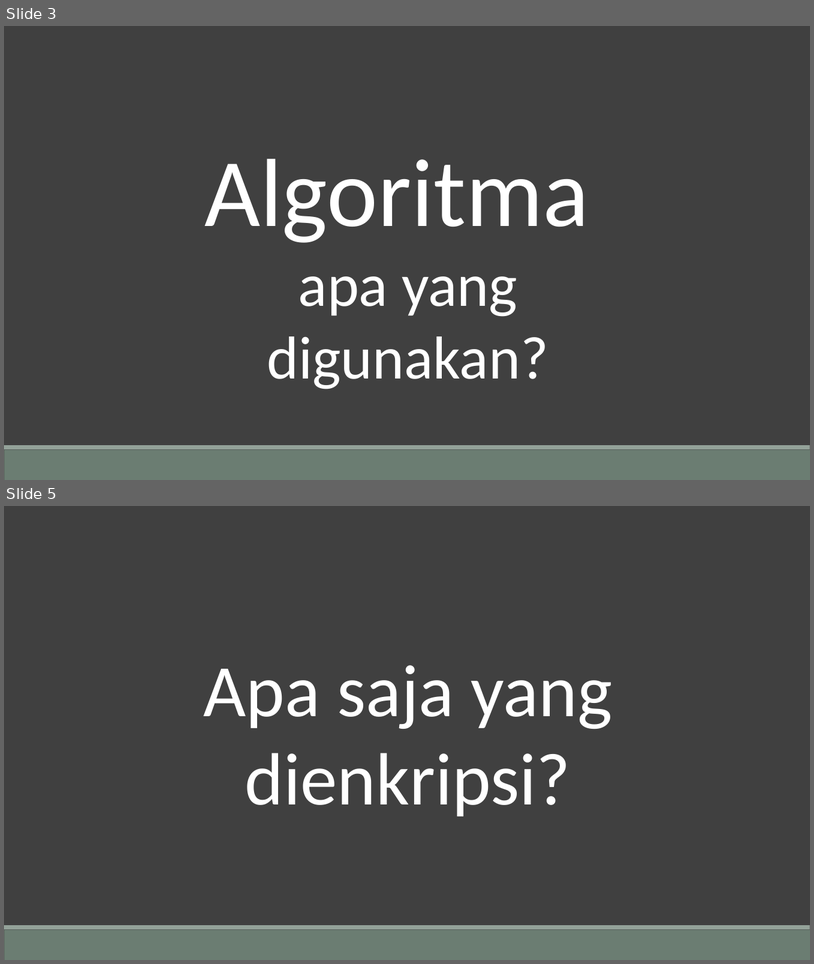
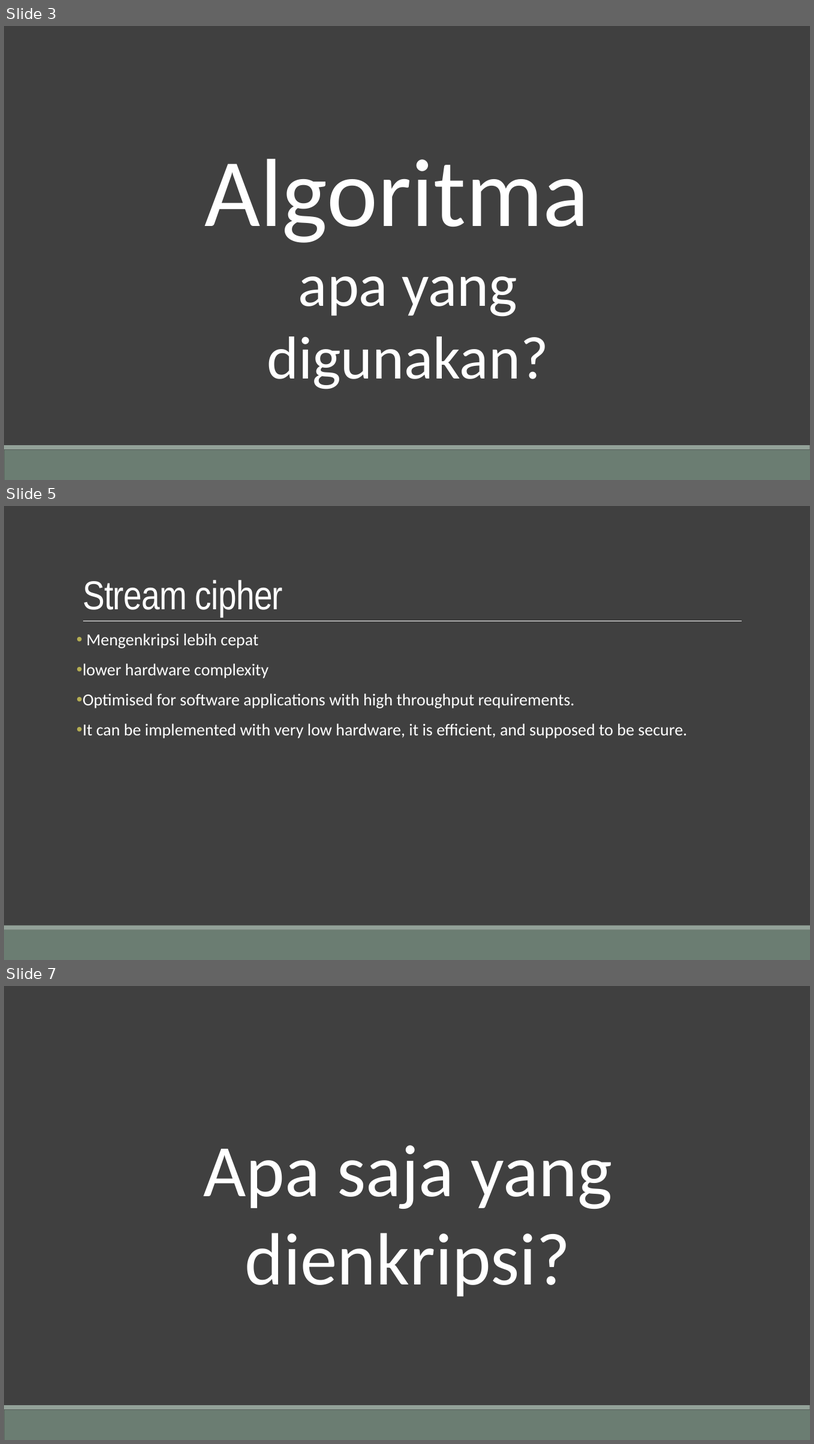
Before and after one commit to Tugas-KIJ/KIJ, a slide deck: docs/algoritma.pptx. Shown one above the other, each under a label of ours: slides 3 and 5 before the commit, slides 3, 5 and 7 after it; the slides between them are not shown. The pictures are 814x964 and 814x1444 pixels, drawn with LibreOffice and Linux fonts; fonts in the diff are those of the drawing. Boxes give left, top, right and bottom in pixels: in the first picture for what was removed or moved away, otherwise in the second. Text is boxed around its words. In the diff, an @@ line names an element or a change of style, - is before the commit and + after.

```diff
--- a/docs/algoritma.pptx
+++ b/docs/algoritma.pptx
@@ slide 5 added at [4,506,810,960], background #404040; not listed: 2 template elements that a slide beside it also shows @@
@@ title added at [83,580,283,617], 48 pt, text #FFFFFF @@
+Stream cipher
@@ line added from (83, 621) to (743, 621), #FFFFFF 0.5 pt @@
@@ text added at [83,633,687,738], 20 pt, text #FFFFFF @@
+• Mengenkripsi lebih cepat
+• lower hardware complexity
+• Optimised for software applications with high throughput requirements.
+• It can be implemented with very low hardware, it is efficient, and supposed to be secure.
@@ what was slide 5 is now slide 7 @@
```
Also in this commit, not shown: 2 slides changed, 1 other slide added.
